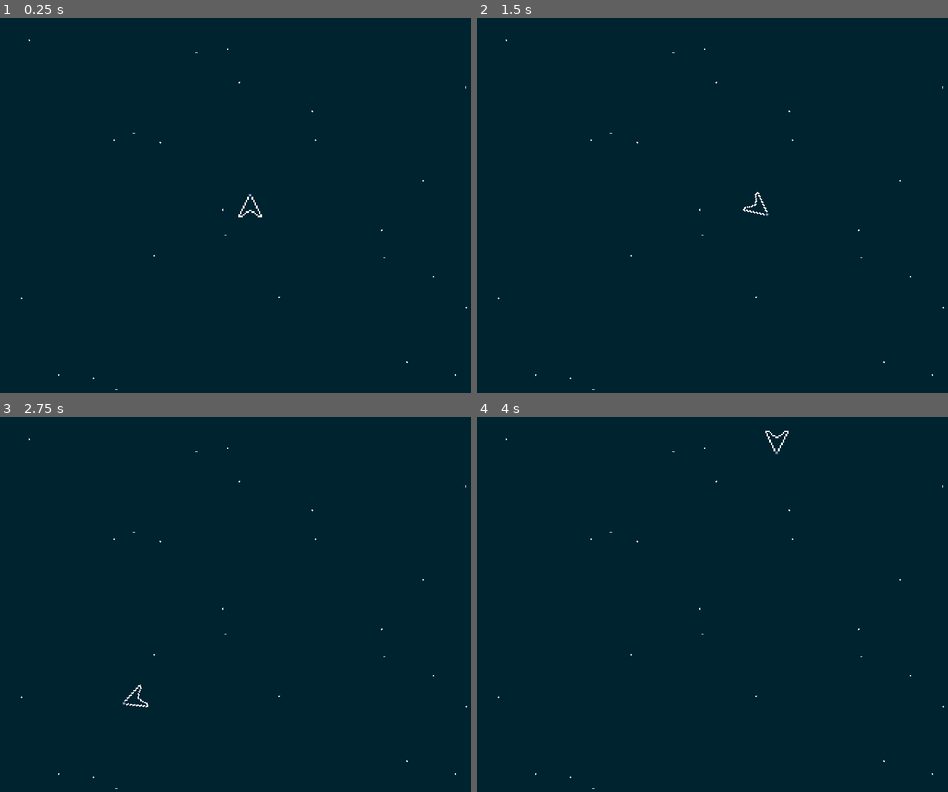
Above: before the commit, frames 1-4 (two rows, left to right).
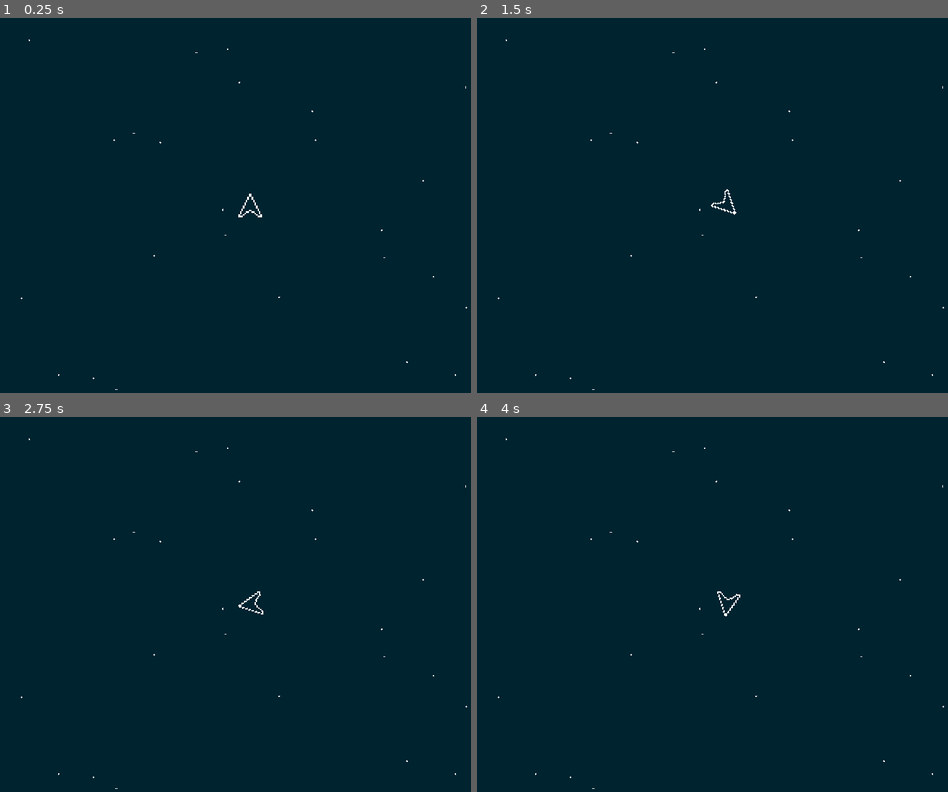
Above: after the commit, the same moments.

Repository: ccmorataya/Godot_Planetoids
Game: Godot game, scene res://scenes/Main.tscn
Same seed, same stepped clock (60 frames per second), same inputs: the game is played once before the commit and once after it. The engine's default icon, where the game draws it, is replaced by a stand-in: a white triangle on a blue panel in a dark square.
Inputs:
- Up to frame 1 (0.25 s): no input
- Up to frame 2 (1.5 s): tap Enter at 0.5 s; hold Right (ui_right) 0.53-1.28 s; hold Down (ui_down) from 1.28 s (still down)
- Up to frame 3 (2.75 s): release Down (ui_down) at 2.03 s; hold Right (ui_right) from 2.03 s (still down)
- Up to frame 4 (4 s): release Right (ui_right) at 2.78 s; hold Up (ui_up) 2.78-3.53 s; hold Left (ui_left) from 3.53 s (still down)

The runs differ from the first frame. In frame 1, less than 0.1% of the frame differs, in the area x 52-54%, y 46-48%; in frame 2, 0.1%, in the area x 49-63%, y 45-53%; in frame 3, 0.1%; in frame 4, 0.1%.

Commit message:
Divide spaceship from main scene as separate scene

Diff:
--- a/scenes/Main.tscn
+++ b/scenes/Main.tscn
@@ -1,29 +1,12 @@
-[gd_scene load_steps=5 format=2]
+[gd_scene load_steps=3 format=2]
 
 [ext_resource path="res://scripts/Main.gd" type="Script" id=1]
-[ext_resource path="res://assets/SpaceShip.png" type="Texture" id=2]
-[ext_resource path="res://assets/PropulsionFire.png" type="Texture" id=3]
-[ext_resource path="res://icon.png" type="Texture" id=4]
+[ext_resource path="res://scenes/Spaceship.tscn" type="PackedScene" id=2]
 
 [node name="Main" type="Node2D"]
 script = ExtResource( 1 )
 
-[node name="kbdy_spaceShip" type="KinematicBody2D" parent="."]
-position = Vector2( 512, 384 )
-
-[node name="spr_spaceShip" type="Sprite" parent="kbdy_spaceShip"]
-scale = Vector2( 3, 3 )
-texture = ExtResource( 2 )
-
-[node name="spr_propulsionFire" type="Sprite" parent="kbdy_spaceShip/spr_spaceShip"]
-position = Vector2( 0.0324764, 8.87083 )
-scale = Vector2( 0.5, 0.5 )
-texture = ExtResource( 3 )
-
-[node name="spr_head" type="Sprite" parent="kbdy_spaceShip"]
-position = Vector2( 0, -21 )
-scale = Vector2( 0.1, 0.1 )
-texture = ExtResource( 4 )
+[node name="kbdy_spaceShip" parent="." instance=ExtResource( 2 )]
 
 [node name="cnfd_quitGame" type="ConfirmationDialog" parent="."]
 pause_mode = 2
@@ -31,6 +14,7 @@
 margin_top = 372.0
 margin_right = 594.0
 margin_bottom = 430.0
+rect_min_size = Vector2( 400, 140 )
 window_title = "Quit Game?"
 dialog_text = "Are you sure?"
 [connection signal="confirmed" from="cnfd_quitGame" to="." method="_on_cnfd_quitGame_confirmed"]
--- /dev/null
+++ b/scenes/Spaceship.tscn
@@ -0,0 +1,18 @@
+[gd_scene load_steps=4 format=2]
+
+[ext_resource path="res://scripts/Spaceship.gd" type="Script" id=1]
+[ext_resource path="res://assets/SpaceShip.png" type="Texture" id=2]
+[ext_resource path="res://assets/PropulsionFire.png" type="Texture" id=3]
+
+[node name="kbdy_spaceShip" type="KinematicBody2D"]
+position = Vector2( 512, 384 )
+script = ExtResource( 1 )
+
+[node name="spr_spaceShip" type="Sprite" parent="."]
+scale = Vector2( 3, 3 )
+texture = ExtResource( 2 )
+
+[node name="spr_propulsionFire" type="Sprite" parent="spr_spaceShip"]
+position = Vector2( 0.0324764, 8.87083 )
+scale = Vector2( 0.5, 0.5 )
+texture = ExtResource( 3 )
--- a/scripts/Main.gd
+++ b/scripts/Main.gd
@@ -1,12 +1,12 @@
 extends Node2D
 
-const speed = 4
+#const speed = 4
 #onready var spaceShip = get_node("spr_spaceShip")
-onready var spaceShip = get_node("kbdy_spaceShip")
-onready var propulsionFire = get_node("kbdy_spaceShip/spr_spaceShip/spr_propulsionFire")
+#onready var spaceShip = get_node("kbdy_spaceShip")
+#onready var propulsionFire = get_node("kbdy_spaceShip/spr_spaceShip/spr_propulsionFire")
 onready var quitGame = get_node("cnfd_quitGame")
-onready var head = spaceShip.get_node("spr_head")
-var direction = Vector2(0,0)
+#onready var head = spaceShip.get_node("spr_head")
+#var direction = Vector2(0,0)
 
 func _ready():
 	init_stars()
@@ -27,45 +27,45 @@
 	cancel.connect("button_down", self, "resume_game")
 
 func _physics_process(delta):
-	var max_direction = 100
-	propulsionFire.hide()
+#	var max_direction = 100
+#	propulsionFire.hide()
 
 	if Input.is_action_just_pressed("ui_quit"):
 		get_tree().set_pause(true)
 		quitGame.show()
 
-	if Input.is_action_pressed("ui_left"):
-		spaceShip.rotate(-0.05)
-	if Input.is_action_pressed("ui_right"):
-		spaceShip.rotate(0.05)
+#	if Input.is_action_pressed("ui_left"):
+#		spaceShip.rotate(-0.05)
+#	if Input.is_action_pressed("ui_right"):
+#		spaceShip.rotate(0.05)
+#
+#	if Input.is_action_pressed("ui_up"):
+#		direction += Vector2(head.get_global_position().x-512,-1)
+#		propulsionFire.show()
+#	if Input.is_action_pressed("ui_down"):
+#		direction += Vector2(head.get_global_position().x-512,1)
 
-	if Input.is_action_pressed("ui_up"):
-		direction += Vector2(head.get_global_position().x-512,-1)
-		propulsionFire.show()
-	if Input.is_action_pressed("ui_down"):
-		direction += Vector2(head.get_global_position().x-512,1)
-
-	if spaceShip.position.x > get_viewport().size.x:
-		spaceShip.position.x = 0
-	elif spaceShip.position.x <= 0:
-		spaceShip.position.x = get_viewport().size.x
-	if spaceShip.position.y > get_viewport().size.y:
-		spaceShip.position.y = 0
-	elif spaceShip.position.y <= 0:
-		spaceShip.position.y = get_viewport().size.y
-
-	print("CM::direction.y ", direction.y)
-	print("CM::max_ direction ", max_direction)
-	if direction.x > max_direction:
-		direction.x = max_direction
-	elif direction.x < (max_direction * -1):
-		direction.x = max_direction * -1
-	if direction.y > max_direction:
-		direction.y = max_direction
-	elif direction.y < (max_direction * -1):
-		direction.y = max_direction * -1
-
-	spaceShip.move_and_collide(direction * delta * speed)
+#	if spaceShip.position.x > get_viewport().size.x:
+#		spaceShip.position.x = 0
+#	elif spaceShip.position.x <= 0:
+#		spaceShip.position.x = get_viewport().size.x
+#	if spaceShip.position.y > get_viewport().size.y:
+#		spaceShip.position.y = 0
+#	elif spaceShip.position.y <= 0:
+#		spaceShip.position.y = get_viewport().size.y
+#
+#	print("CM::direction.y ", direction.y)
+#	print("CM::max_ direction ", max_direction)
+#	if direction.x > max_direction:
+#		direction.x = max_direction
+#	elif direction.x < (max_direction * -1):
+#		direction.x = max_direction * -1
+#	if direction.y > max_direction:
+#		direction.y = max_direction
+#	elif direction.y < (max_direction * -1):
+#		direction.y = max_direction * -1
+#
+#	spaceShip.move_and_collide(direction * delta * speed)
 
 func resume_game():
 	get_tree().set_pause(false)
--- /dev/null
+++ b/scripts/Spaceship.gd
@@ -0,0 +1,16 @@
+extends KinematicBody2D
+
+const TURN_SPEED = 180
+
+# Called when the node enters the scene tree for the first time.
+func _ready():
+	pass # Replace with function body.
+
+
+# Called every frame. 'delta' is the elapsed time since the previous frame.
+func _process(delta):
+	$spr_spaceShip/spr_propulsionFire.hide()
+	if (Input.is_action_pressed("ui_left")):
+		rotation_degrees -= TURN_SPEED * delta
+	elif (Input.is_action_pressed("ui_right")):
+		rotation_degrees += TURN_SPEED * delta
